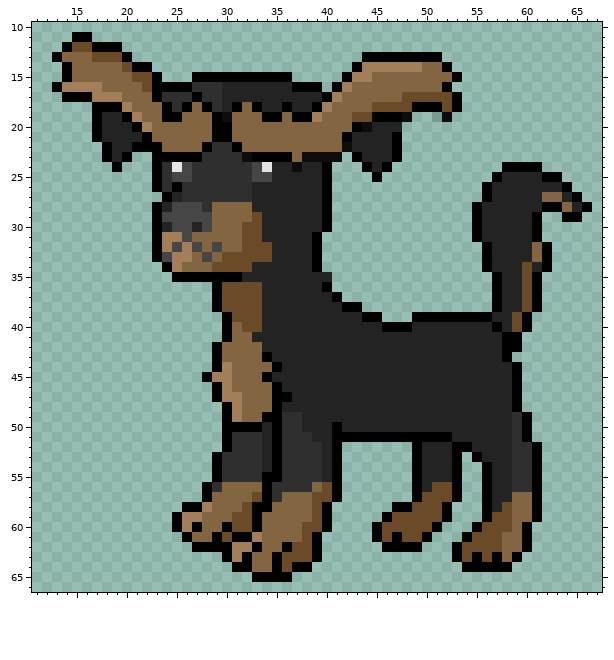
A sprite sheet gets an edit: Graphics/Battlers/002.png. Above, as it was before the edit.
The file is 160x160 pixels, drawn in blocks of 2x2; one block is one cell here. Pixels under 10% opacity are left out. Colours within 5 levels of each other are drawn and written as one. Shown: x 11..67, y 10..66.
The same view after the edit:
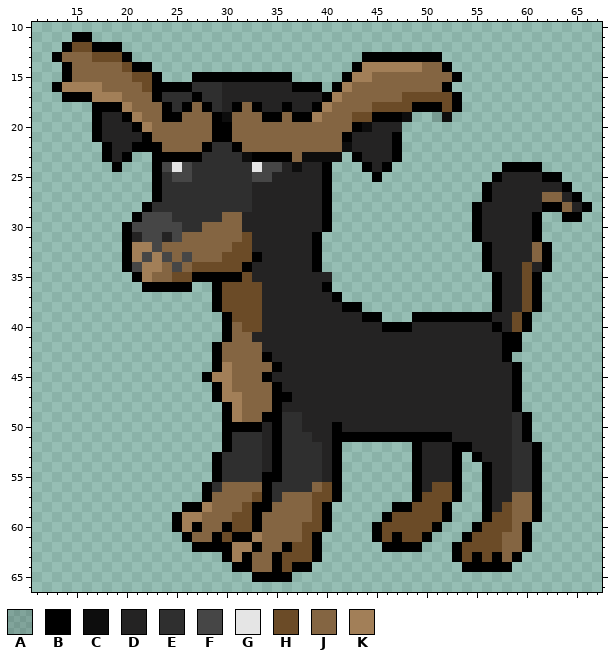
Palette (. is transparent): A #00000023  B #000000  C #0d0d0d  D #242323  E #2f2f2f  F #464646  G #e5e5e5  H #6b4b27  J #846542  K #a27f58
The edit:
y 24: x 24 E -> F; x 33..35 FGD -> GFF
y 26: x 25 B -> E
y 27: x 23..25 .BD -> BEE
y 28: x 22..27 .BDFFF -> BEEEEE; x 29..32 JJJJ -> EEEE
y 29: x 21..23 ..B -> BFF; x 25..29 FFFFJ -> EEEEE; x 32..33 JH -> DD
y 30: x 20..24 ...BD -> BFFFF; x 26..28 FDF -> EEJ; x 32..33 HH -> DD
y 31: x 20..26 ...BKKF -> BDFFDFJ; x 33 H -> D
y 32: x 20..27 ...BKFKF -> BKKFJJJJ; x 29 F -> J; x 31 J -> H; x 33..34 HH -> DD
y 33: x 20..23 ...B -> BKFK; x 25..26 KK -> JF; x 28 F -> J; x 33..34 HH -> BD
y 34: x 20..25 ....BK -> BFKKJF; x 27..28 JJ -> HH; x 32 H -> B
y 35: x 21..26 ....BB -> BKJJHH; x 32 D -> H
y 36: x 22..26 ..... -> BBBBB
Pixel boxes of the changes (left, top, right, bottom) in both pictures:
changed: (122, 162, 282, 292)
